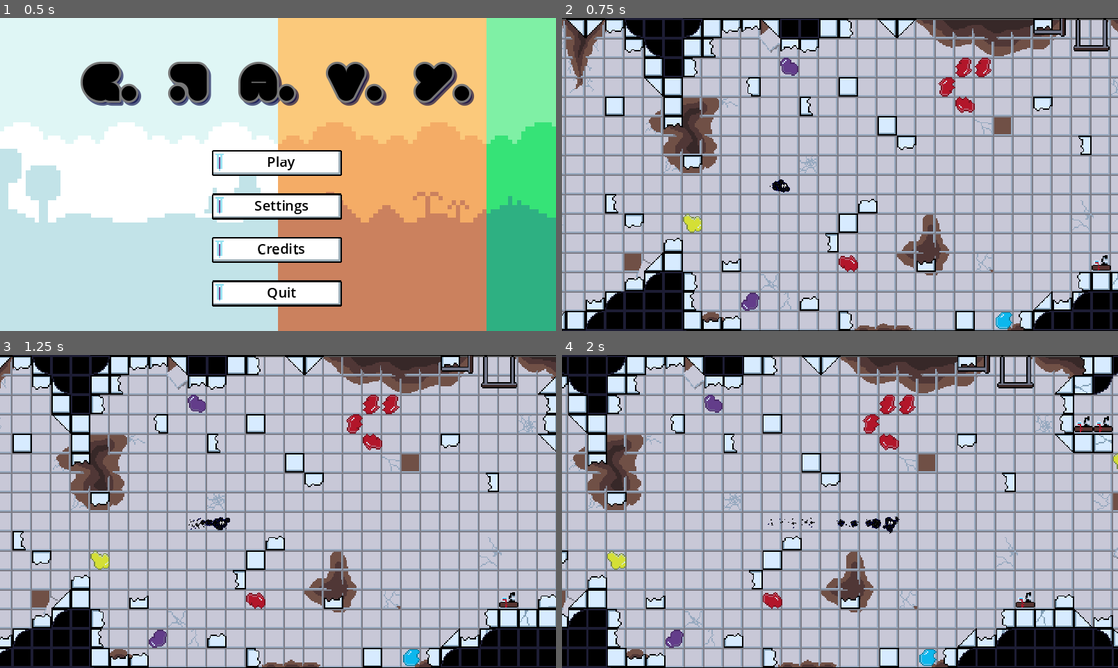
Above: before the commit, frames 1-4 (two rows, left to right).
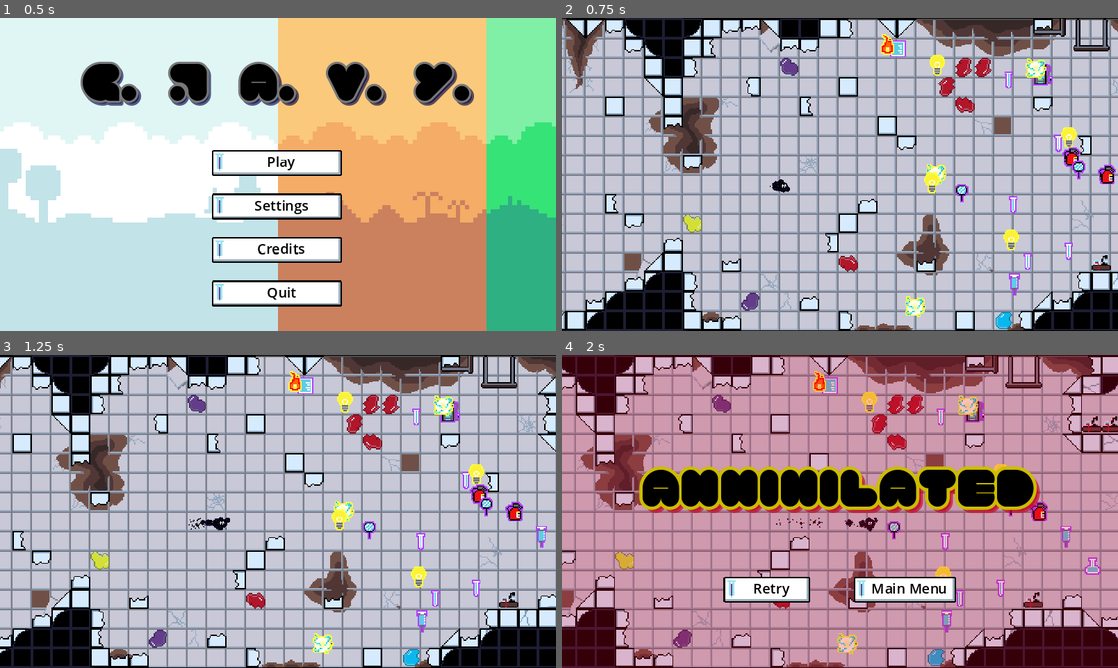
Above: after the commit, the same moments.

Repository: BenBenBenB/godot-testing-2d
Game: Godot game, scene res://scene/main.tscn
The game is run twice, just before and just after one commit, with the same random seed, the same clock (stepped at 60 frames per second) and the same inputs. Sound files missing from this copy of the repository are replaced by a short silence.
Inputs (mouse positions are in pixels of both pictures, inside the frame that each line leads up to):
- Up to frame 1 (0.5 s): no input
- Up to frame 2 (0.75 s): click "Play" at 0.5 s
- Up to frame 3 (1.25 s): no input
- Up to frame 4 (2 s): move the mouse to (962, 495) at 1.27 s; hold D (move_right) from 1.28 s (still down)

Frame 1 is identical in both runs. In frame 2, 2.3% of the frame differs, in the area x 57-100%, y 5-96%; in frame 3, 2.4%; in frame 4, 99%, in the area x 0-100%, y 0-100%.

Commit message:
mush-room mushroom spawning mostly works

Diff:
--- a/food_spawner.gd
+++ b/food_spawner.gd
@@ -22,10 +22,11 @@
 
 
 func spawn_food():
-	for i in range(spawn_freq):
+	for i in range(spawn_num):
 		rect_spawn()
 
-	start_spawn_cooldown()
+	if !once_only:
+		start_spawn_cooldown()
 
 func stop():
 	stop_spawning()
--- /dev/null
+++ b/init_vomit_spawner.gd
@@ -0,0 +1,6 @@
+extends Spawner
+
+# Called when the node enters the scene tree for the first time.
+func _ready():
+	for i in range(spawn_num):
+		rect_spawn.call_deferred()
--- a/scene/level/level_01.tscn
+++ b/scene/level/level_01.tscn
@@ -17,6 +17,9 @@
 [ext_resource type="PackedScene" uid="uid://btofm7mdpmx3r" path="res://scene/entity/generic_food.tscn" id="13_sd5ys"]
 [ext_resource type="PackedScene" uid="uid://dm72p31hntb2a" path="res://scene/ui/settings.tscn" id="14_8lb5f"]
 [ext_resource type="PackedScene" uid="uid://kxhrm3jtu4th" path="res://scene/entity/generic_bad_eat.tscn" id="14_y86k8"]
+[ext_resource type="Script" path="res://init_vomit_spawner.gd" id="15_wv41f"]
+[ext_resource type="PackedScene" uid="uid://38vv3dma8qfv" path="res://scene/entity/generic_mushroom.tscn" id="15_y3a7g"]
+[ext_resource type="Script" path="res://vomit_spawner.gd" id="16_5h5jo"]
 
 [sub_resource type="TileSetAtlasSource" id="TileSetAtlasSource_rdtw8"]
 texture = ExtResource("2_sb0f7")
@@ -206,7 +209,7 @@
 spawn = ExtResource("13_sd5ys")
 spawn_rect = Vector2(48, 112)
 max_spawn_cooldown = 3.0
-spawn_freq = 6
+spawn_num = 5
 
 [node name="bad_spawner" parent="." node_paths=PackedStringArray("camera_ref", "current_level") instance=ExtResource("7_7g4kp")]
 position = Vector2(440, 128)
@@ -218,7 +221,65 @@
 spawn_rect = Vector2(48, 112)
 min_spawn_cooldown = 0.5
 max_spawn_cooldown = 3.0
-spawn_freq = 2
+spawn_num = 2
+
+[node name="init_food_vomit" parent="." instance=ExtResource("7_7g4kp")]
+position = Vector2(286.6, 128)
+gizmo_extents = 173.6
+script = ExtResource("15_wv41f")
+spawn = ExtResource("13_sd5ys")
+spawn_rect = Vector2(170, 112)
+spawn_num = 25
+once_only = true
+
+[node name="init_bad_vomit" parent="." instance=ExtResource("7_7g4kp")]
+position = Vector2(286.6, 128)
+gizmo_extents = 48.0
+script = ExtResource("15_wv41f")
+spawn = ExtResource("14_y86k8")
+spawn_rect = Vector2(170, 112)
+spawn_num = 12
+once_only = true
+
+[node name="mushroom_vomiter" parent="." instance=ExtResource("7_7g4kp")]
+position = Vector2(2883, 418)
+gizmo_extents = 100.0
+script = ExtResource("16_5h5jo")
+variance = 4
+spawn = ExtResource("15_y3a7g")
+spawn_radius = 110.0
+spawn_num = 15
+once_only = true
+
+[node name="mushroom_vomiter2" parent="." instance=ExtResource("7_7g4kp")]
+position = Vector2(3151, 447)
+gizmo_extents = 152.0
+script = ExtResource("16_5h5jo")
+variance = 5
+spawn = ExtResource("15_y3a7g")
+spawn_rect = Vector2(152, 110)
+spawn_num = 25
+once_only = true
+
+[node name="mushroom_vomiter3" parent="." instance=ExtResource("7_7g4kp")]
+position = Vector2(3441, 518)
+gizmo_extents = 147.5
+script = ExtResource("16_5h5jo")
+variance = 3
+spawn = ExtResource("15_y3a7g")
+spawn_rect = Vector2(148, 54)
+spawn_num = 12
+once_only = true
+
+[node name="mushroom_vomiter4" parent="." instance=ExtResource("7_7g4kp")]
+position = Vector2(3670, 450)
+gizmo_extents = 136.0
+script = ExtResource("16_5h5jo")
+variance = 3
+spawn = ExtResource("15_y3a7g")
+spawn_rect = Vector2(138, 66)
+spawn_num = 15
+once_only = true
 
 [node name="marker" type="Node2D" parent="."]
 position = Vector2(2939, 448)
@@ -250,3 +311,7 @@
 [connection signal="end_reached" from="end trigger box" to="bad_spawner" method="stop"]
 [connection signal="found_mush_room" from="mushroom trigger box" to="food_spawner" method="stop"]
 [connection signal="found_mush_room" from="mushroom trigger box" to="bad_spawner" method="stop"]
+[connection signal="found_mush_room" from="mushroom trigger box" to="mushroom_vomiter" method="vomit_spawn"]
+[connection signal="found_mush_room" from="mushroom trigger box" to="mushroom_vomiter2" method="vomit_spawn"]
+[connection signal="found_mush_room" from="mushroom trigger box" to="mushroom_vomiter3" method="vomit_spawn"]
+[connection signal="found_mush_room" from="mushroom trigger box" to="mushroom_vomiter4" method="vomit_spawn"]
--- a/script/entities/generic_mushroom.gd
+++ b/script/entities/generic_mushroom.gd
@@ -12,8 +12,9 @@
 func _process(_delta):
 	anim_sprite.play(shroom_anim)
 
-func _on_body_entered(body: CharacterBody2D):
-	body.consume_mass(mass)
+func _on_body_entered(body):
+	if body is CharacterBody2D:
+		body.consume_mass(mass)
 	queue_free()
 
 func set_food_type(num : int):
--- a/spawner.gd
+++ b/spawner.gd
@@ -8,9 +8,13 @@
 @export var min_spawn_cooldown : float = 1.0
 @export var max_spawn_cooldown : float = 1.0
 
-@export var spawn_freq : int = 1
+@export var spawn_num : int = 1
+@export var once_only : bool = false
 
 @onready var timer = $Timer
+
+func _ready():
+	pass
 
 #spawns at spawner position
 func point_spawn():
@@ -19,8 +23,12 @@
 	spawned.global_position = global_position
 	return spawned
 
-func rect_spawn():
-	var spawned = spawn.instantiate()
+func rect_spawn(packed_scene : PackedScene = null):
+	var spawned
+	if !packed_scene:
+		spawned = spawn.instantiate()
+	else:
+		spawned = packed_scene.instantiate()
 	owner.add_child(spawned)
 	spawned.global_position.x = randf_range(global_position.x - spawn_rect.x, global_position.x + spawn_rect.x)
 	spawned.global_position.y = randf_range(global_position.y - spawn_rect.y, global_position.y + spawn_rect.y)
--- a/spawner.tscn
+++ b/spawner.tscn
@@ -3,3 +3,4 @@
 [node name="Spawner" type="Marker2D" groups=["spawner"]]
 
 [node name="Timer" type="Timer" parent="."]
+one_shot = true
--- /dev/null
+++ b/vomit_spawner.gd
@@ -0,0 +1,16 @@
+extends Spawner
+
+@export var variance : int = 0
+
+func vomit_spawn():
+	var min_num = spawn_num - variance
+	var max_num = spawn_num + variance
+	if min_num < 0:
+		min_num = 0
+	for i in range(randi_range(min_num, max_num)):
+		if spawn_rect > Vector2(0,0):
+			rect_spawn()
+		elif spawn_radius > 0:
+			circle_spawn()
+		else:
+			point_spawn()
Not shown: 1 places in scene/level/level_01.tscn that only renumber resources
